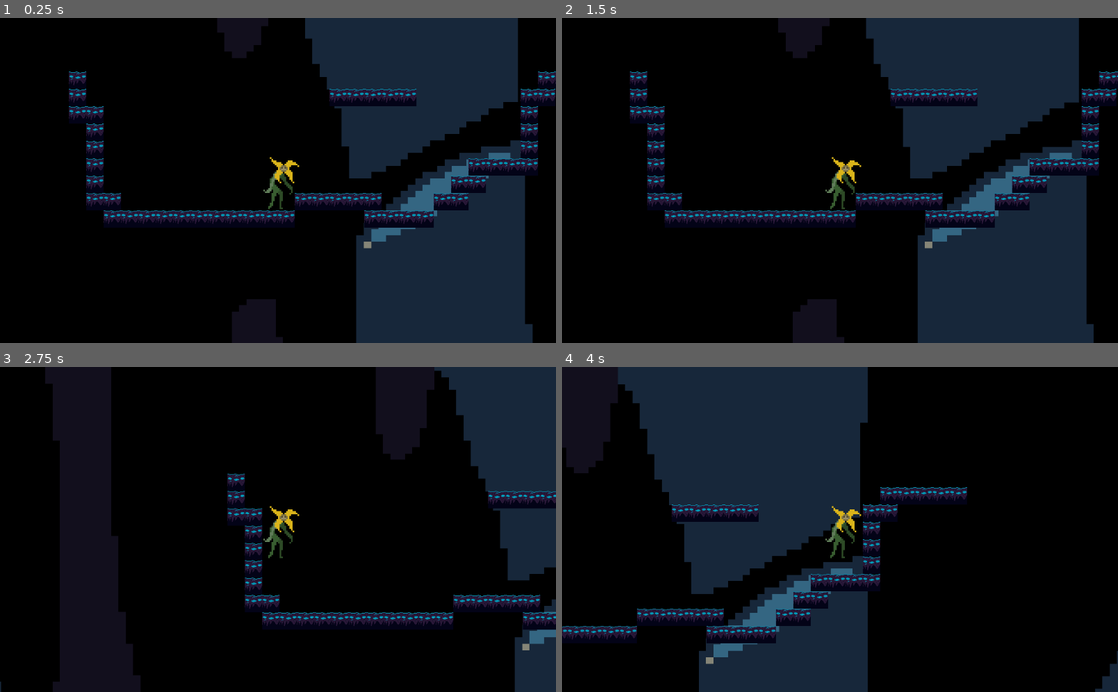
Above: before the commit, frames 1-4 (two rows, left to right).
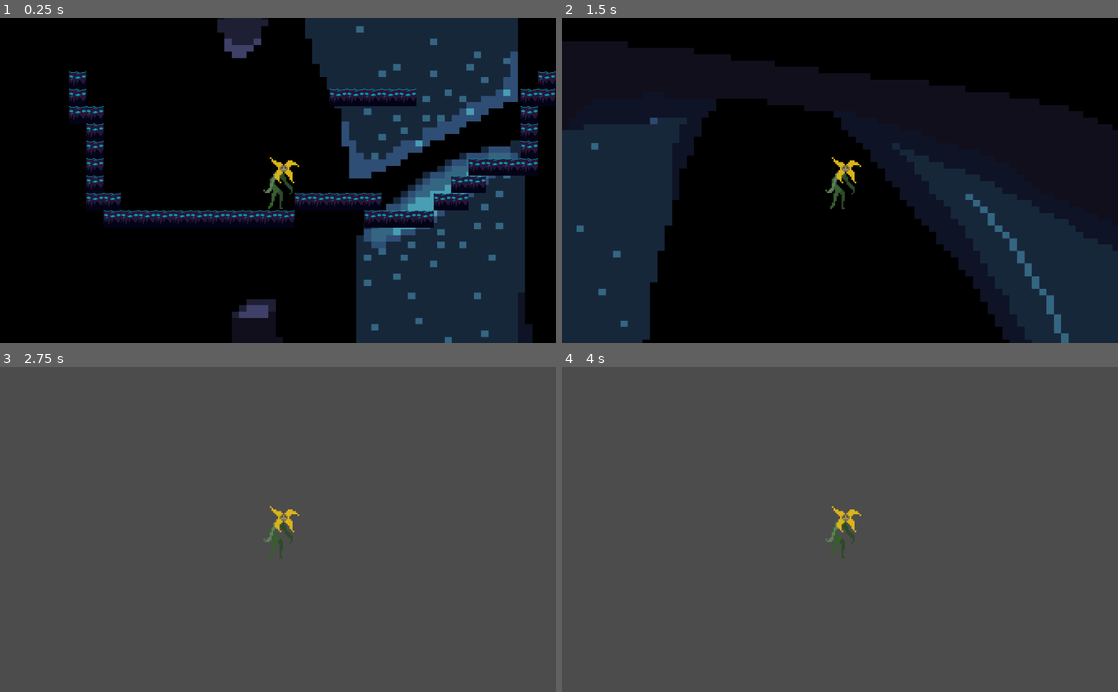
Above: after the commit, the same moments.

Repository: SpencerClark5/Bloom
Game: Godot game, scene res://Game.tscn
Same seed, same stepped clock (60 frames per second), same inputs: the game is played once before the commit and once after it.
Inputs:
- Up to frame 1 (0.25 s): no input
- Up to frame 2 (1.5 s): tap Enter at 0.5 s; hold D (Right) from 0.53 s (still down); tap Space (Jump) at 0.6, 0.77, 1.07, 1.35 s
- Up to frame 3 (2.75 s): tap Space (Jump) at 1.52, 1.82, 2.1 s; release D (Right) at 2.03 s; hold A (Left) from 2.03 s (still down)
- Up to frame 4 (4 s): release A (Left) at 2.78 s; hold D (Right) from 2.78 s (still down); tap Space (Jump) at 2.85, 3.02, 3.32, 3.6, 3.77 s

The runs differ from the first frame. In frame 1, 4.5% of the frame differs, in the area x 40-94%, y 2-100%; in frame 2, 53%; in frame 3, 100%; in frame 4, 100%, in the area x 0-100%, y 0-100%.

Commit message:
Updated background

Diff:
--- a/BloomGame/Character.gd
+++ b/BloomGame/Character.gd
@@ -2,7 +2,7 @@
 
 var velocity = Vector2(0,0)
 
-const SPEED = 100
+const SPEED = 50
 const GRAVITY = 30
 const JUMP = -900
 func _physics_process(delta):
@@ -14,7 +14,7 @@
 
 	velocity.y = velocity.y + GRAVITY
 
-	if Input.is_action_just_pressed("Jump") and is_on_floor():
+	if Input.is_action_just_pressed("Jump"):
 		velocity.y = JUMP
 
 
--- a/BloomGame/Game.tscn
+++ b/BloomGame/Game.tscn
@@ -1,7 +1,7 @@
 [gd_scene load_steps=6 format=2]
 
 [ext_resource path="res://Flora.tscn" type="PackedScene" id=1]
-[ext_resource path="res://Art/bloom_background_1.png" type="Texture" id=2]
+[ext_resource path="res://Art/bloom_background_1 (1).png" type="Texture" id=2]
 [ext_resource path="res://Art/basic_ground_1.png" type="Texture" id=3]
 
 [sub_resource type="ConvexPolygonShape2D" id=1]
Binary file added: BloomGame/Art/bloom_background_1 (1).png
Not shown, added: BloomGame/Art/bloom_background_1 (1).png.import
